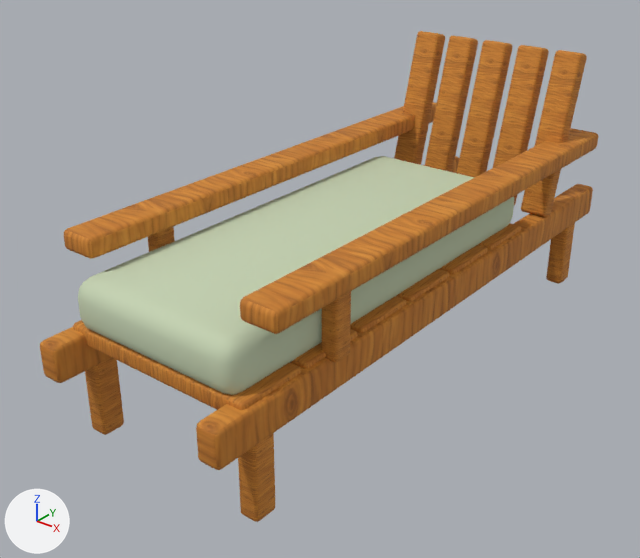
Before and after pictures for a commit that changed the glTF model public/models/furniture/patio-chaise.glb.
Both versions are drawn from a 50 mm lens placed at (1.444, -2.039, 1.436), pointed at (-0.066, -0.152, 0.266). Arrows for +X, +Y and +Z are at lower left; the lights stay in place. The first picture is the older version. Vertices at exactly the same position are counted once.

Objects in the first picture: 'patio-chaise'.
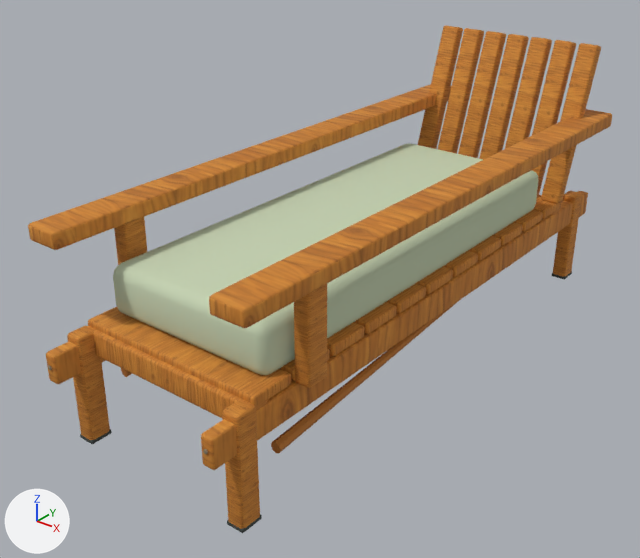
What differs and where, as boxes [x1, y1, x2, y2] in the pictures (640 x 558 px; the box of a moved part takes in the faces that stretch with it):
'patio-chaise', reshaped
    before: [40, 31, 598, 522]
    after: [28, 26, 612, 533]
part 1 of me_cube_094, moved or reshaped
    before: [290, 329, 357, 369]
    after: [87, 326, 267, 419]
part 2 of me_cube_094, moved or reshaped
    before: [350, 296, 406, 333]
    after: [88, 307, 291, 405]
part 3 of me_cube_094, moved or reshaped
    before: [396, 269, 449, 301]
    after: [327, 322, 364, 356]
part 4 of me_cube_094, moved or reshaped
    before: [394, 31, 445, 165]
    after: [418, 26, 463, 149]
part 5 of me_cube_094, moved or reshaped
    before: [425, 36, 478, 172]
    after: [438, 28, 484, 154]
part 6 of me_cube_094, moved or reshaped
    before: [457, 40, 512, 178]
    after: [458, 31, 506, 158]
part 7 of me_cube_094, moved or reshaped
    before: [493, 45, 549, 205]
    after: [479, 34, 529, 160]
part 8 of me_cube_094, moved or reshaped
    before: [521, 50, 587, 216]
    after: [505, 37, 552, 149]
part 9 of me_cube_094, added
    after: [532, 40, 576, 196]
part 10 of me_cube_094, added
    after: [541, 43, 601, 204]
part 11 of me_cube_094, moved or reshaped
    before: [64, 102, 437, 259]
    after: [28, 84, 452, 250]
part 12 of me_cube_094, moved or reshaped
    before: [240, 128, 598, 334]
    after: [209, 109, 612, 328]
part 13 of me_cube_094, moved or reshaped
    before: [148, 227, 175, 252]
    after: [80, 429, 112, 444]
part 14 of me_cube_094, moved or reshaped (not visible afterwards)
    before: [322, 291, 351, 362]
part 15 of me_cube_094, moved or reshaped
    before: [78, 156, 514, 395]
    after: [227, 514, 262, 533]
part 16 of me_cube_094, added
    after: [552, 271, 572, 279]
part 17 of me_cube_094, cut back
    before: [40, 156, 593, 522]
    after: [46, 144, 588, 529]

Edits to the bpy script that builds the scene:
```text
Change me_cube_094:
    remove me_cube_094.from_pydata(...)  # 2112 vertices, 4136 faces; spans x -0.36..0.36, y -0.98..0.98, z 0.0..0.85
    add me_cube_094.from_pydata(...)  # 4826 vertices, 9464 faces; spans x -0.36..0.36, y -0.98..0.98, z 0.0..0.85
    me_cube_094 part 1: the loose piece of 96 vertices spanning x -0.3..0.3, y -0.66..-0.45, z 0.3..0.35 is scaled about its middle by (0.98, 0.283, 1.59), then moved by (0.0, -0.26, -0.03)
    me_cube_094 part 2: the loose piece of 96 vertices spanning x -0.3..0.3, y -0.44..-0.23, z 0.3..0.35 is scaled about its middle by (0.982, 0.635, 0.644), then moved by (0.0, -0.44, 0.0)
    me_cube_094 part 3: the loose piece of 96 vertices spanning x -0.3..0.3, y -0.21..-0.01, z 0.3..0.35 is scaled about its middle by (0.982, 0.635, 0.644), then moved by (0.0, -0.37, 0.0)
    me_cube_094 part 4: the loose piece of 96 vertices spanning x -0.31..-0.22, y 0.57..0.76, z 0.32..0.85 is multiplied about its middle by the matrix ((0.722, 0.0, 0.0), (0.0, 0.761, 0.124), (0.0, 0.053, 0.985)), then moved by (0.0, 0.13, 0.0)
    me_cube_094 part 5: the loose piece of 96 vertices spanning x -0.18..-0.09, y 0.57..0.76, z 0.32..0.85 is multiplied about its middle by the matrix ((0.722, 0.0, 0.0), (0.0, 0.761, 0.124), (0.0, 0.053, 0.985)), then moved by (-0.04, 0.13, 0.0)
    me_cube_094 part 6: the loose piece of 96 vertices spanning x -0.05..0.05, y 0.57..0.76, z 0.32..0.85 is multiplied about its middle by the matrix ((0.722, 0.0, 0.0), (0.0, 0.761, 0.124), (0.0, 0.053, 0.985)), then moved by (-0.09, 0.13, 0.0)
    me_cube_094 part 7: the loose piece of 96 vertices spanning x 0.09..0.18, y 0.57..0.76, z 0.32..0.85 is multiplied about its middle by the matrix ((0.722, 0.0, 0.0), (0.0, 0.761, 0.124), (0.0, 0.053, 0.985)), then moved by (-0.13, 0.13, 0.0)
    me_cube_094 part 8: the loose piece of 96 vertices spanning x 0.22..0.31, y 0.57..0.76, z 0.32..0.85 is multiplied about its middle by the matrix ((0.722, 0.0, 0.0), (0.0, 0.761, 0.124), (0.0, 0.053, 0.985)), then moved by (-0.18, 0.13, 0.0)
    me_cube_094 part 9: the loose piece of 96 vertices spanning x 0.09..0.18, y 0.57..0.76, z 0.32..0.85 is copied, and the copy is multiplied about its middle by the matrix ((0.722, 0.0, 0.0), (0.0, 0.761, 0.124), (0.0, 0.053, 0.985)), then moved by (0.04, 0.13, 0.0); it spans x 0.14..0.21, y 0.7..0.9, z 0.33..0.85
    me_cube_094 part 10: the loose piece of 96 vertices spanning x 0.22..0.31, y 0.57..0.76, z 0.32..0.85 is copied, and the copy is multiplied about its middle by the matrix ((0.722, 0.0, 0.0), (0.0, 0.761, 0.124), (0.0, 0.053, 0.985)), then moved by (0.0, 0.13, 0.0); it spans x 0.23..0.3, y 0.7..0.9, z 0.33..0.85
    me_cube_094 part 11: the loose piece of 96 vertices spanning x -0.36..-0.25, y -0.83..0.83, z 0.52..0.57 is scaled about its middle by (0.976, 1.12, 0.874), then moved by (0.0, 0.0, 0.05)
    me_cube_094 part 12: the loose piece of 96 vertices spanning x 0.25..0.36, y -0.83..0.83, z 0.52..0.57 is scaled about its middle by (0.976, 1.12, 0.874), then moved by (0.0, 0.0, 0.05)
    me_cube_094 part 13: the loose piece of 96 vertices spanning x -0.33..-0.28, y -0.59..-0.52, z 0.32..0.53 is scaled about its middle by (1.2, 1.25, 0.0475), then moved by (0.03, -0.31, -0.42), in mat_powder_coated_charcoal (dark grey #404744)
    me_cube_094 part 14: the loose piece of 96 vertices spanning x 0.28..0.33, y -0.59..-0.52, z 0.32..0.53 is scaled about its middle by (1.2, 1.25, 0.0475), then moved by (-0.58, 1.42, -0.42), in mat_powder_coated_charcoal (dark grey #404744)
    me_cube_094 part 15: the loose piece of 96 vertices spanning x -0.27..0.27, y -0.89..0.44, z 0.33..0.48 is scaled about its middle by (0.098, 0.0501, 0.0937), then moved by (0.28, -0.64, -0.4), in mat_powder_coated_charcoal (dark grey #404744)
    me_cube_094 part 16: the loose piece of 96 vertices spanning x 0.25..0.31, y 0.78..0.86, z 0.0..0.32 is copied, and the copy is scaled about its middle by (1.02, 1.06, 0.0312), then moved by (0.0, 0.05, -0.15), in mat_powder_coated_charcoal (dark grey #404744); it spans x 0.25..0.3, y 0.84..0.9, z 0.0..0.01
    me_cube_094 part 17: 36 vertices moved within x -0.3..0.3, y -0.97..0.85, z 0.0..0.34; 668 vertices removed from x -0.31..0.31, y -0.98..0.98, z 0.0..0.35; 3094 vertices added at x -0.33..0.33, y -0.98..0.98, z 0.0..0.57
    other edits to the shape of me_cube_094 do not show in these pictures
    add me_cube_094.materials.append(mat_powder_coated_charcoal)  # dark grey #404744
    add me_cube_094.materials.append(mat_weathered_fasteners)  # beige #a2957c
    add me_cube_094.materials.append(mat_canvas_piping)  # light grey #c4c0a8
```
